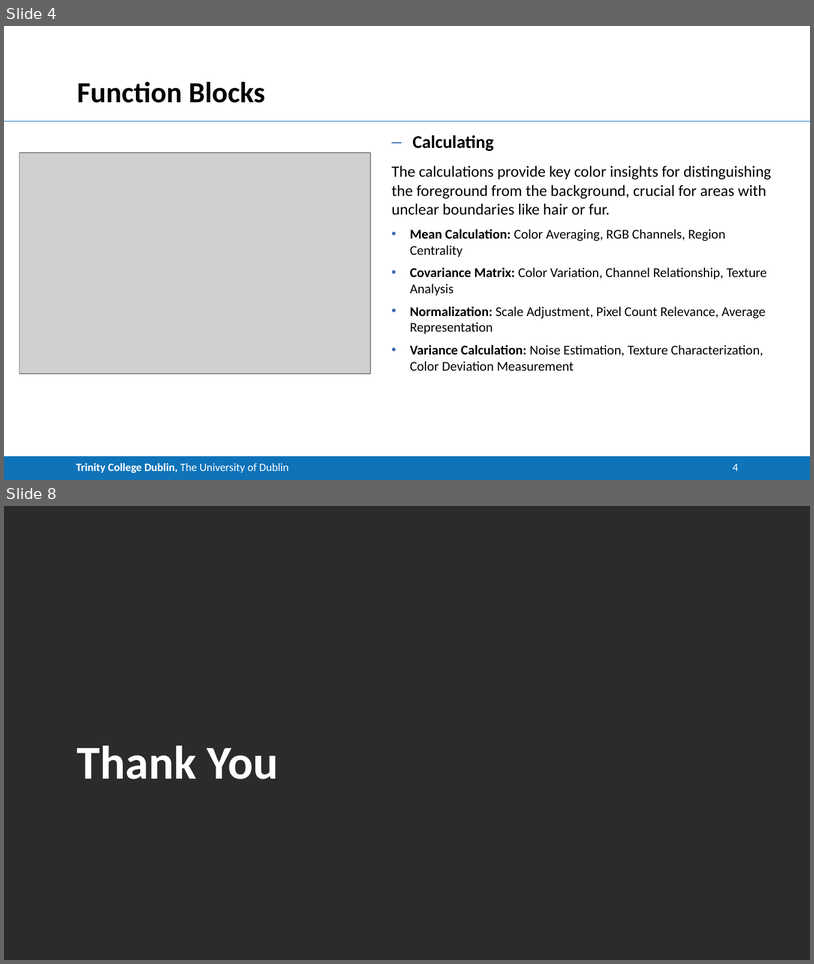
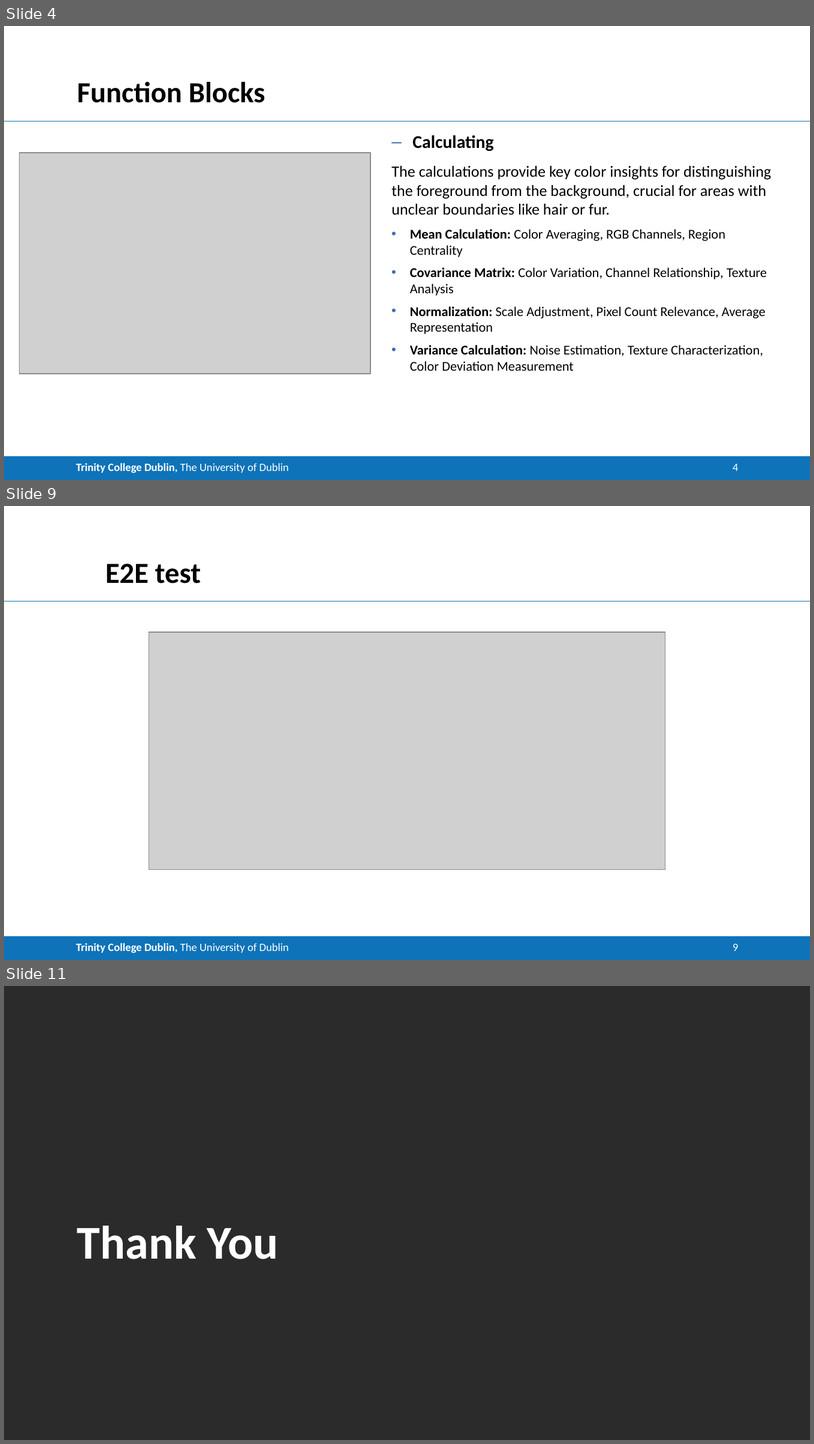
Before and after one commit to CNStanLee/CM_Matting, a slide deck: 002Matlab Project/Project.pptx. Shown one above the other, each under a label of ours: slides 4 and 8 before the commit, slides 4, 9 and 11 after it; the slides between them are not shown. The pictures are 814x964 and 814x1444 pixels, drawn with LibreOffice and Linux fonts; fonts in the diff are those of the drawing; grey boxes stand for pictures; background and template pictures are left out; a plain dark background stands for a picture behind light text. Boxes give left, top, right and bottom in pixels: in the first picture for what was removed or moved away, otherwise in the second. Text is boxed around its words. In the diff, an @@ line names an element or a change of style, - is before the commit and + after.

```diff
--- a/002Matlab Project/Project.pptx
+++ b/002Matlab Project/Project.pptx
@@ slide 9 added at [4, 506, 810, 960], background #FFFFFF; not listed: 2 template elements that a slide beside it also shows @@
@@ title added at [105, 564, 201, 583], 26 pt, text #000000, bold @@
+E2E test
@@ picture added at [149, 632, 666, 869] @@
@@ page number added at [733, 943, 738, 951], 10 pt, text #FFFFFF @@
+9
@@ what was slide 8 is now slide 11 @@
```
Also in this commit, not shown: 1 slide changed, 4 other slides added, 2 slides removed, 3 other files.
